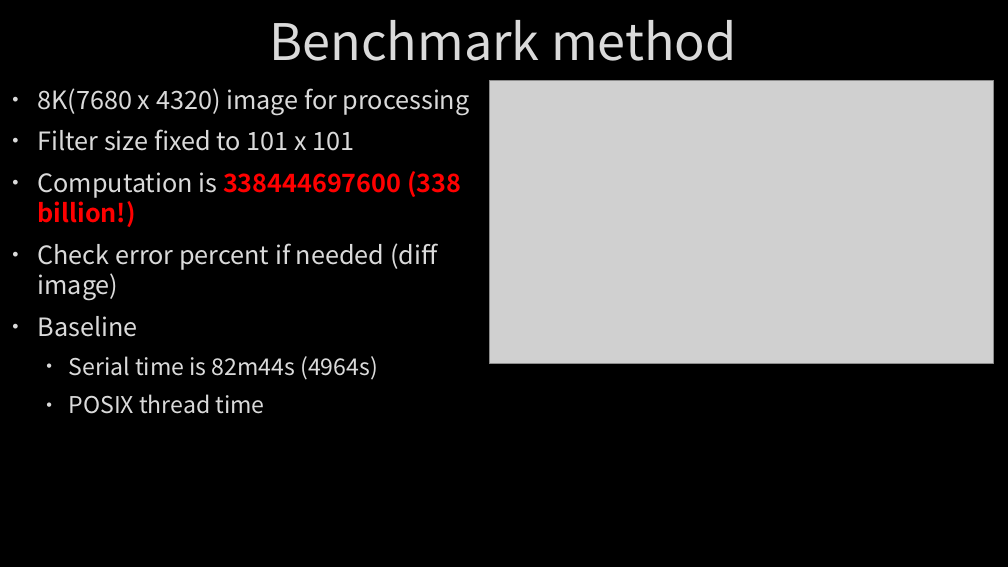
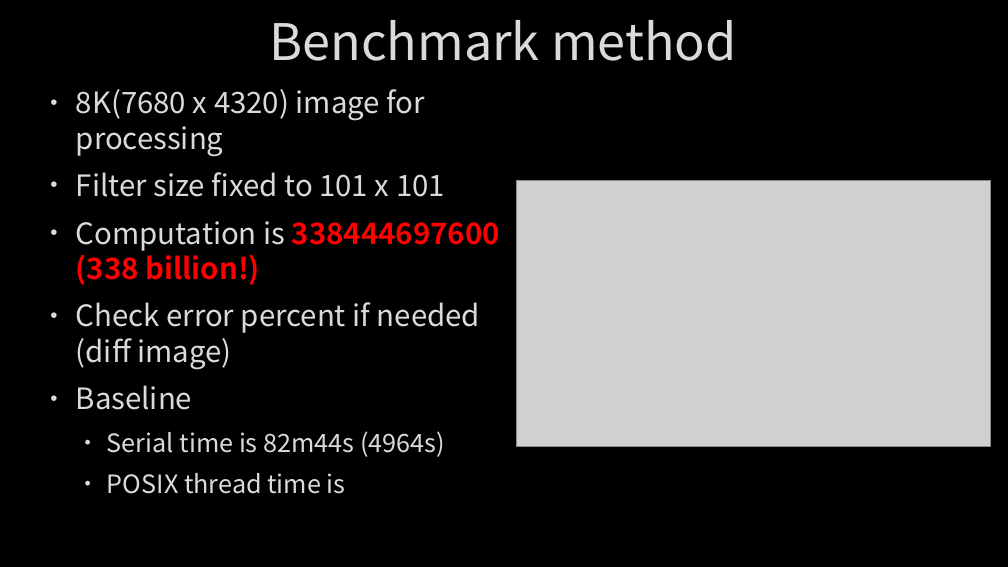
Before and after one commit to Alfons0329/Parallel_Programming_Fall_2018, a slide deck: slide 9 of Final Project/Report.pptx (slide 8 before the commit). Drawn at 1008x567 pixels with LibreOffice and Linux fonts; fonts in the diff are those of the drawing; grey boxes stand for pictures; background and template pictures are left out. Boxes give left, top, right and bottom in pixels: in the first picture for what was removed or moved away, otherwise in the second. Text is boxed around its words. In the diff, an @@ line names an element or a change of style, - is before the commit and + after.

```diff
--- a/Final Project/Report.pptx
+++ b/Final Project/Report.pptx
@@ text "8K(7680 x 4320) image for ..." moved from (x1=38, y1=88, x2=470, y2=414) to (x1=76, y1=89, x2=500, y2=494) @@
@@ text at (x1=76, y1=89, x2=500, y2=457): size 24 to 28 pt in "8K(7680 x 4320) image for processing", "Filter size fixed to 101 x 101", "Computation is 338444697600 (338 billion!)", "Check error percent if needed (diff image)" and 1 more places; size 22 to 24 pt in "Serial time is 82m44s (4964s)" @@
@@ picture resized from (x1=489, y1=80, x2=993, y2=364) to (x1=516, y1=181, x2=990, y2=447) @@
@@ text at (x1=107, y1=473, x2=346, y2=494): text changed; size 22 to 24 pt @@
-  • POSIX thread time
+  • POSIX thread time is
```
Also in this commit, not shown: 7 other slides changed, 1 slide added, 1 slide removed, 2 other files.
